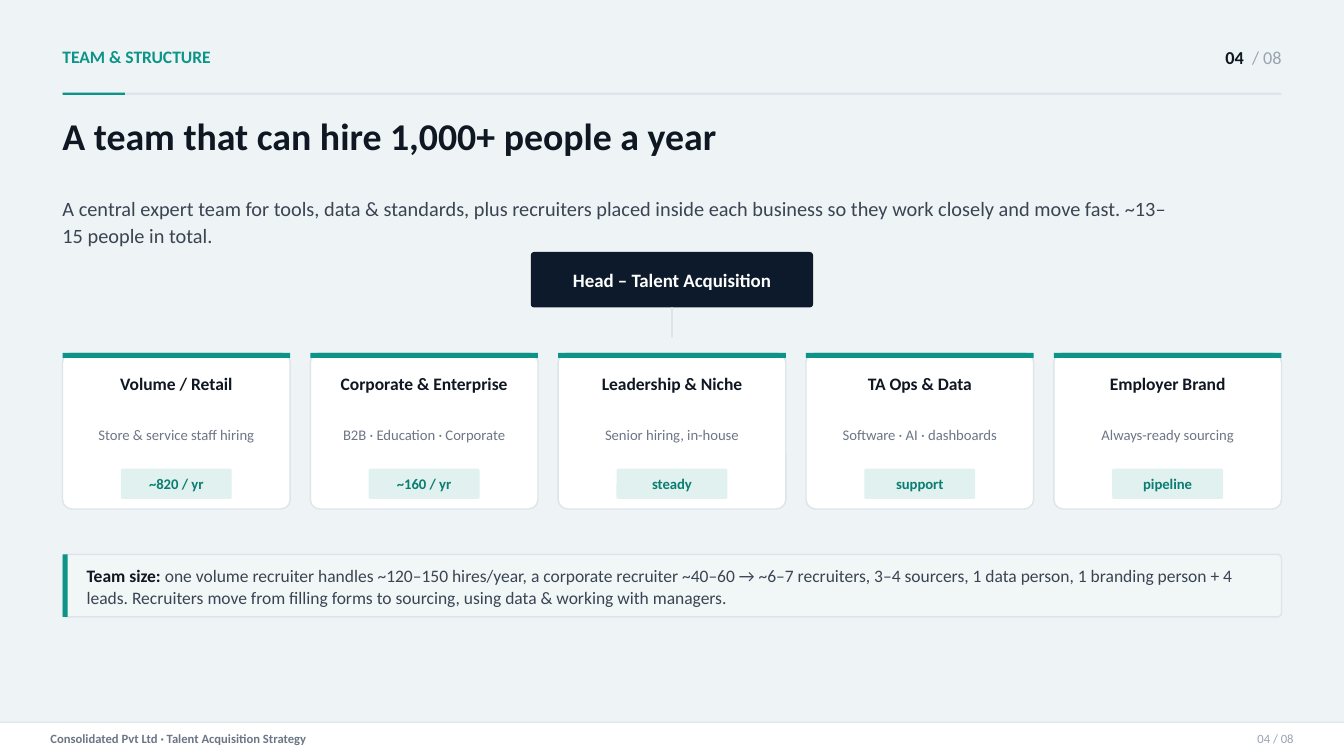
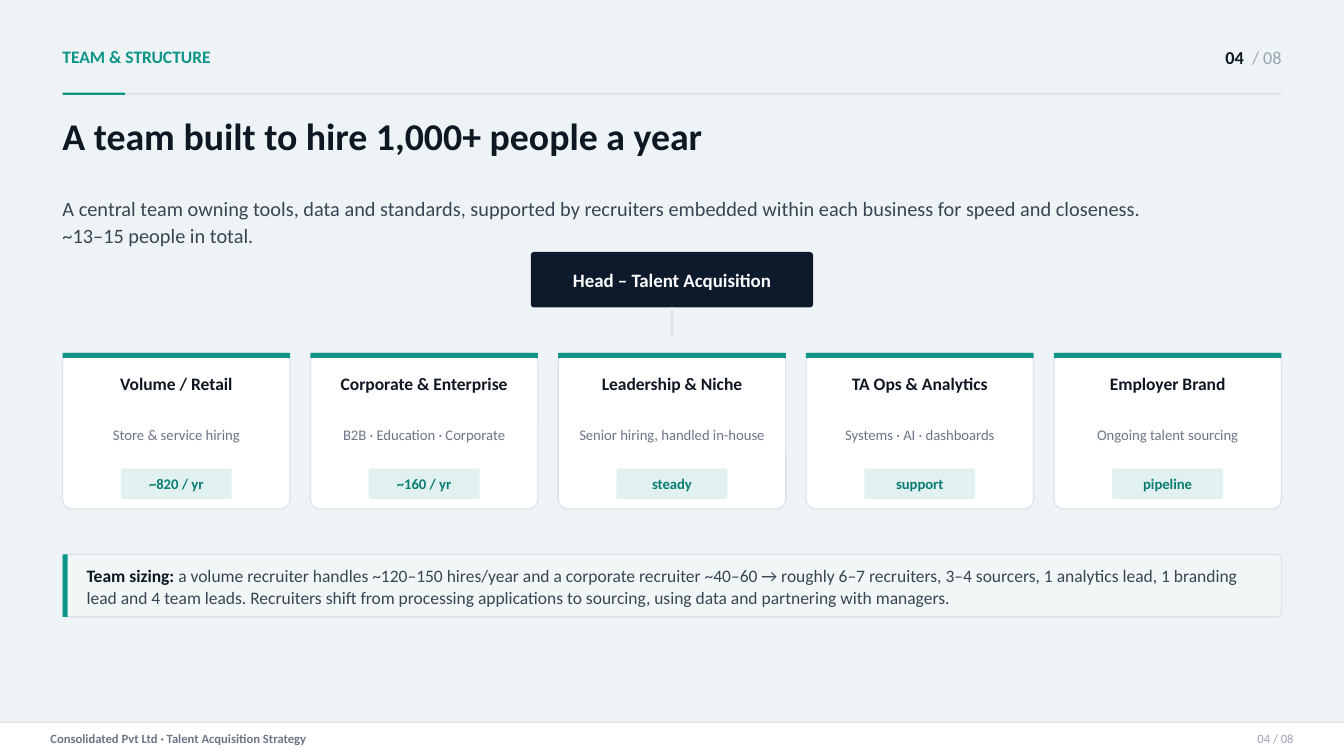
Before and after one commit to mi2arun/ta-strategy-consolidated, a slide deck: slide 5 of TA-Strategy.pptx. Drawn at 1344x756 pixels with LibreOffice and Linux fonts; fonts in the diff are those of the drawing. Boxes give left, top, right and bottom in pixels: in the first picture for what was removed or moved away, otherwise in the second. Text is boxed around its words. In the diff, an @@ line names an element or a change of style, - is before the commit and + after.

```diff
--- a/TA-Strategy.pptx
+++ b/TA-Strategy.pptx
@@ text at <box>62,123,703,156</box>: text changed @@
-A team that can hire 1,000+ people a year
+A team built to hire 1,000+ people a year
@@ text at <box>62,202,1140,247</box>: text changed @@
-A central expert team for tools, data & standards, plus recruiters placed inside each business so they work closely and move fast. ~13–15 people in total.
+A central team owning tools, data and standards, supported by recruiters embedded within each business for speed and closeness. ~13–15 people in total.
@@ text at <box>852,377,988,393</box>: text changed @@
-TA Ops & Data
+TA Ops & Analytics
@@ text at <box>113,430,240,443</box>: text changed @@
-Store & service staff hiring
+Store & service hiring
@@ text at <box>579,430,765,443</box>: text changed @@
-Senior hiring, in-house
+Senior hiring, handled in-house
@@ text at <box>845,430,995,443</box>: text changed @@
-Software · AI · dashboards
+Systems · AI · dashboards
@@ text at <box>1097,430,1238,443</box>: text changed @@
-Always-ready sourcing
+Ongoing talent sourcing
@@ text at <box>87,569,1237,607</box>: text changed @@
-Team size: one volume recruiter handles ~120–150 hires/year, a corporate recruiter ~40–60 → ~6–7 recruiters, 3–4 sourcers, 1 data person, 1 branding person + 4 leads. Recruiters move from filling forms to sourcing, using data & working with managers.
+Team sizing: a volume recruiter handles ~120–150 hires/year and a corporate recruiter ~40–60 → roughly 6–7 recruiters, 3–4 sourcers, 1 analytics lead, 1 branding lead and 4 team leads. Recruiters shift from processing applications to sourcing, using data and partnering with managers.
```
Also in this commit, not shown: 9 other slides changed, 3 other files.
